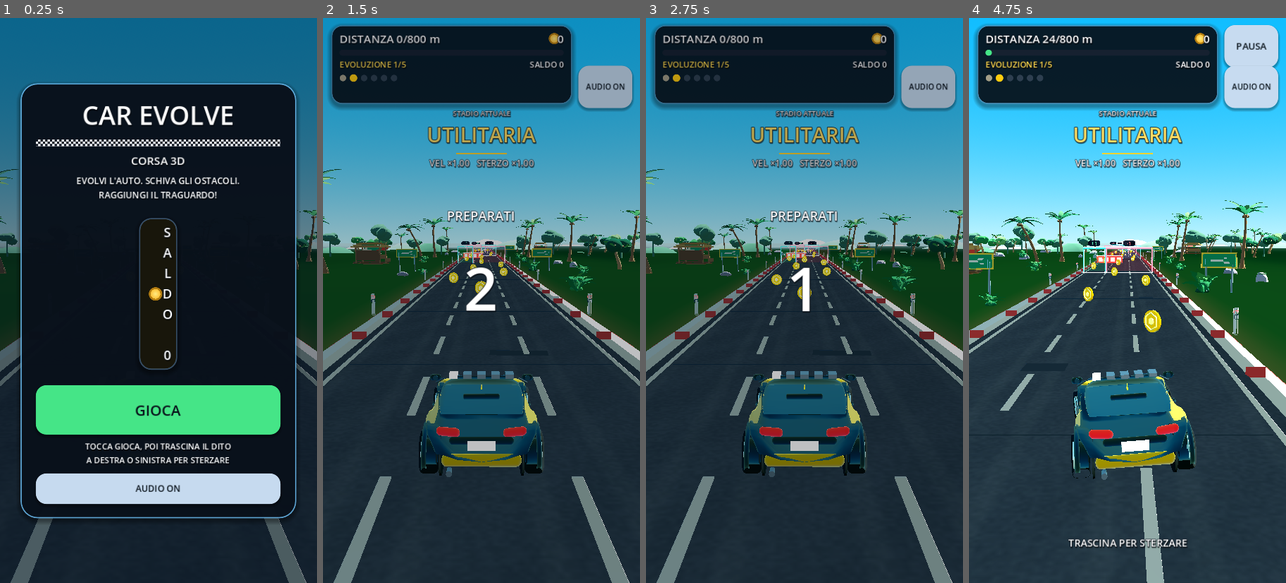
Above: before the commit, frames 1-4 (left to right).
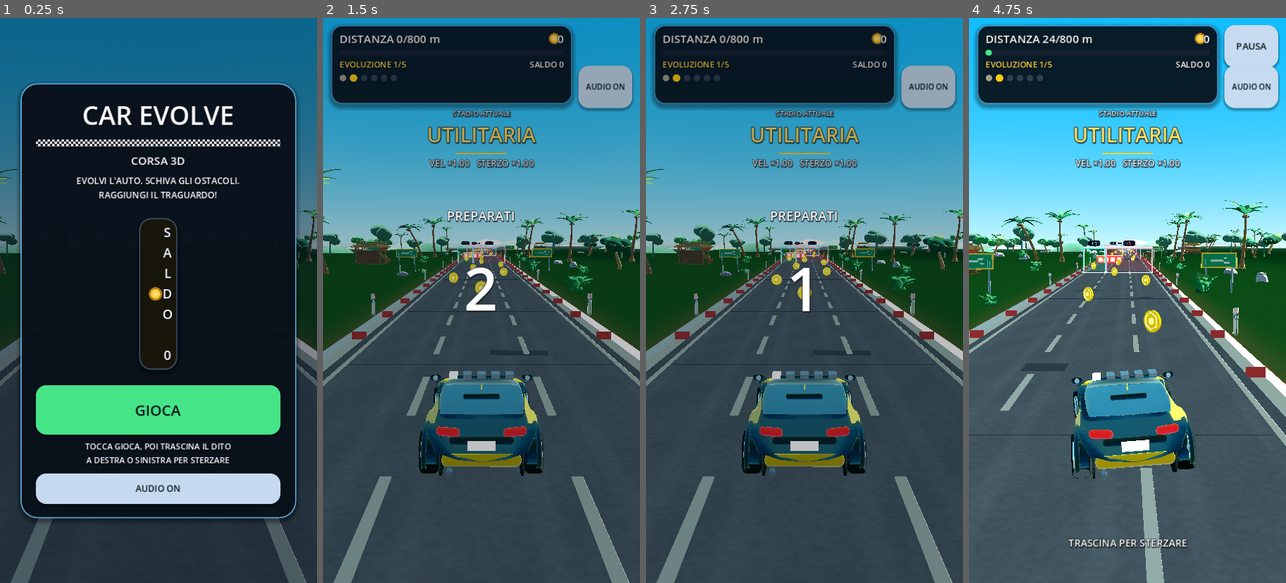
Above: after the commit, the same moments.

Repository: wraixxfn-create/GiocoMobile
Game: Godot game, scene res://scenes/Main.tscn
Two runs of this game, one before a commit and one after it. Both use one fixed random seed, a clock stepped at 60 frames per second and the inputs below.
Inputs (mouse positions are in pixels of both pictures, inside the frame that each line leads up to):
- Up to frame 1 (0.25 s): no input
- Up to frame 2 (1.5 s): click "GIOCA" at 0.5 s; click "AUDIO ON" at 1.25 s
- Up to frame 3 (2.75 s): tap Enter at 2 s; move the mouse to (874, 272) at 2.02 s; hold Right (ui_right) from 2.03 s (still down); tap 1 at 2.1 s; click (874, 272) at 2.17 s
- Up to frame 4 (4.75 s): release Right (ui_right) at 2.75 s; drag from (1064, 328) to (1111, 413) at 2.77 s; move the mouse to (1159, 176) at 3.52 s; hold Right (ui_right) 3.53-4.25 s; tap 3 at 3.6 s; drag from (1111, 413) to (1032, 215) at 4.27 s

The runs differ from the first frame. In frame 2, 9.2% of the frame differs, in the area x 0-100%, y 43-100%; in frame 3, 9.3%; in frame 4, 40%, in the area x 0-100%, y 41-100%.

Commit message:
art: asfalto grigio corretto in sRGB, vetri grigio-azzurri leggibili
Co-authored-by: arena-agent <297053741+arena-agent@users.noreply.github.com>

Diff:
--- a/scripts/core/MaterialFactory.gd
+++ b/scripts/core/MaterialFactory.gd
@@ -177,11 +177,11 @@
 	if not _cache.has(key):
 		var material := StandardMaterial3D.new()
 		material.albedo_color = color
-		material.roughness = 0.34
+		material.roughness = 0.18
 		material.metallic = 0.0
 		material.clearcoat_enabled = true
-		material.clearcoat = 0.30
-		material.clearcoat_roughness = 0.28
+		material.clearcoat = 0.60
+		material.clearcoat_roughness = 0.10
 		_cache[key] = material
 	return _cache[key] as StandardMaterial3D
 
--- a/scripts/player/CarModelBuilder.gd
+++ b/scripts/player/CarModelBuilder.gd
@@ -903,7 +903,7 @@
 		# Vetro scuro, non uno specchio azzurro: con riflesso pieno il lunotto
 		# posteriore diventava la superficie più grande e più chiara dell'auto.
 		"glass": MaterialFactory.stage_glass(
-			profile.level, profile.glass_color.darkened(0.42)
+			profile.level, profile.glass_color.lightened(0.25)
 		),
 		"rim": MaterialFactory.stage_material(
 			profile.level, "rim", profile.rim_color, 0.20, 0.80
--- a/scripts/scenery/SceneryPalette.gd
+++ b/scripts/scenery/SceneryPalette.gd
@@ -28,11 +28,14 @@
 
 # ----------------------------------------------------------------- Strada ---
 
-const ROAD_BASE := Color(0.35, 0.37, 0.42)
-const ROAD_EDGE := Color(0.28, 0.30, 0.34)
-const ROAD_WEAR := Color(0.41, 0.43, 0.47)
-const ROAD_PATCH := Color(0.28, 0.31, 0.37)
-const ROAD_JOINT := Color(0.23, 0.26, 0.31)
+## Nota: queste tinte finiscono in una texture, quindi vengono codificate in
+## sRGB. Sono più chiare di quanto sembri perché il renderer le converte in
+## lineare: erano troppo scure e la strada leggeva come blu notte.
+const ROAD_BASE := Color(0.52, 0.53, 0.56)
+const ROAD_EDGE := Color(0.42, 0.43, 0.46)
+const ROAD_WEAR := Color(0.58, 0.59, 0.62)
+const ROAD_PATCH := Color(0.40, 0.41, 0.45)
+const ROAD_JOINT := Color(0.34, 0.35, 0.38)
 const LANE_PAINT := Color(0.95, 0.94, 0.89)
 const CURB_LIGHT := Color(0.94, 0.93, 0.88)
 const CURB_RED := Color(0.84, 0.24, 0.24)
